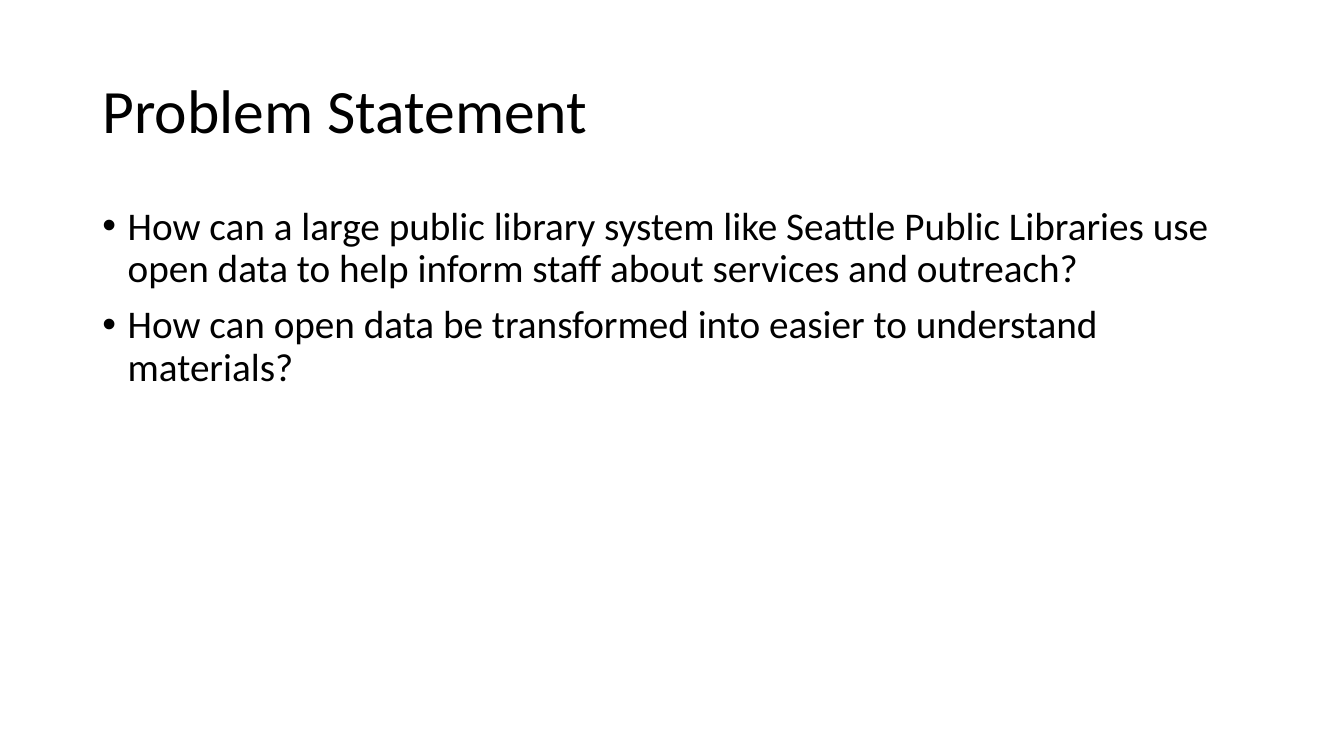
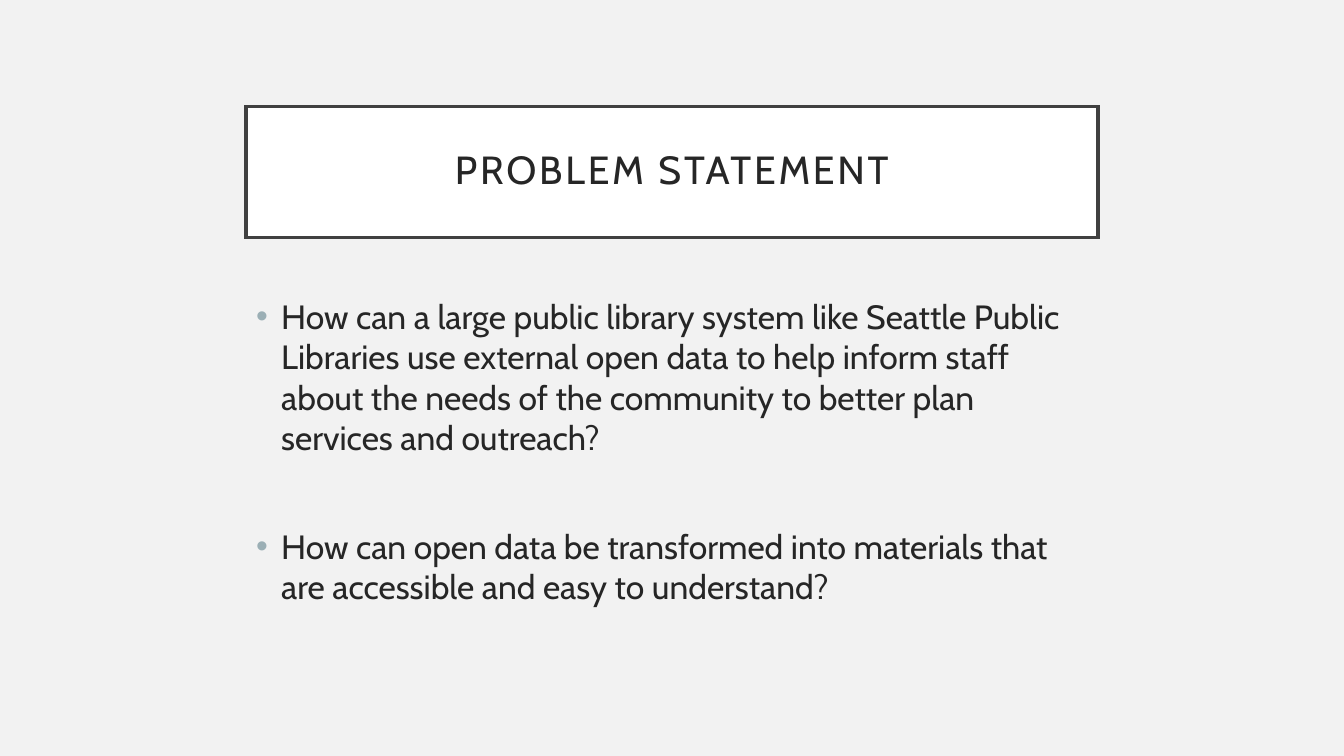
Before and after one commit to OpenDataLiteracy/SPL-KO, a slide deck: slide 3 of ODL_showcasepres.pptx. Drawn at 1344x756 pixels with LibreOffice and Linux fonts; fonts in the diff are those of the drawing. Boxes give left, top, right and bottom in pixels: in the first picture for what was removed or moved away, otherwise in the second. Text is boxed around its words. In the diff, an @@ line names an element or a change of style, - is before the commit and + after.

```diff
--- a/ODL_showcasepres.pptx
+++ b/ODL_showcasepres.pptx
@@ background #FFFFFF to #F2F2F2 @@
@@ title "PROBLEM STATEMENT": place and size @@
-title "PROBLEM STATEMENT" at [102,90,587,134]
+title "PROBLEM STATEMENT" at [246,106,1098,237]
@@ title "PROBLEM STATEMENT" at [246,106,1098,237]: fill none to #FFFFFF; outline none to #404040 2.5 pt @@
@@ title at [455,156,888,185]: text changed; size 44 to 28 pt; font Calibri to Cabin; text colour #000000 to #262626 @@
-Problem Statement
+PROBLEM STATEMENT
@@ text at [281,303,1060,607]: text changed; size 28 to 24 pt; font Calibri to Cabin; text colour #000000 to #262626 @@
-• How can a large public library system like Seattle Public Libraries use open data to help inform staff about services and outreach?
-• How can open data be transformed into easier to understand materials?
+• How can a large public library system like Seattle Public Libraries use external open data to help inform staff about the needs of the community to better plan services and outreach?
+• How can open data be transformed into materials that are accessible and easy to understand?
```
Also in this commit, not shown: 10 other slides changed, 4 slides added, 4 slides removed.
